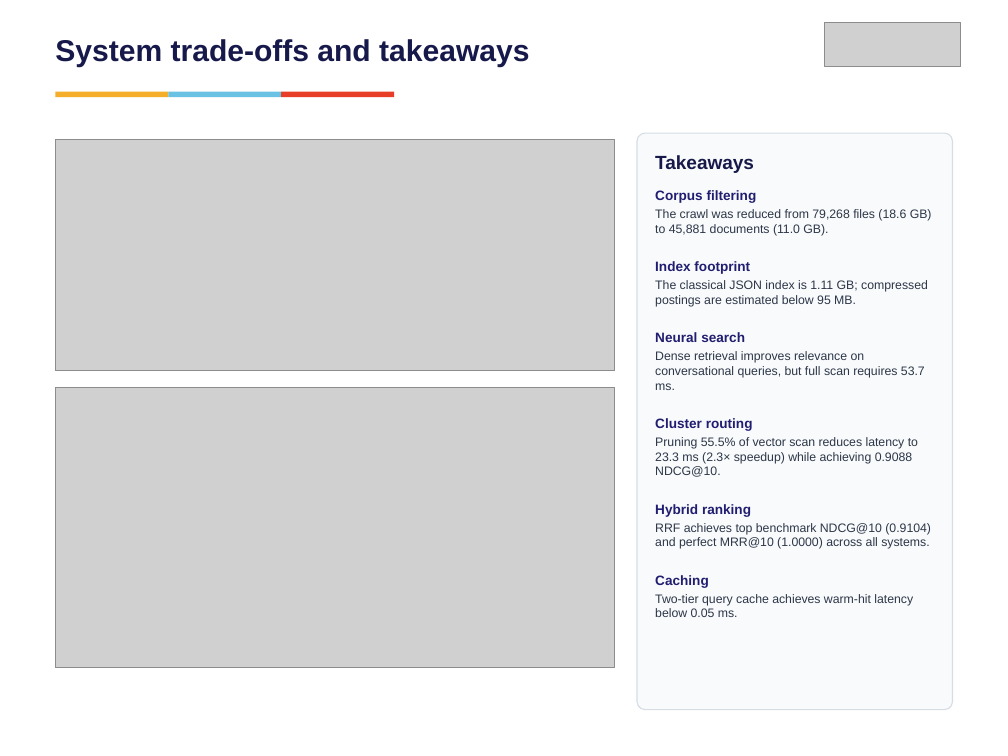
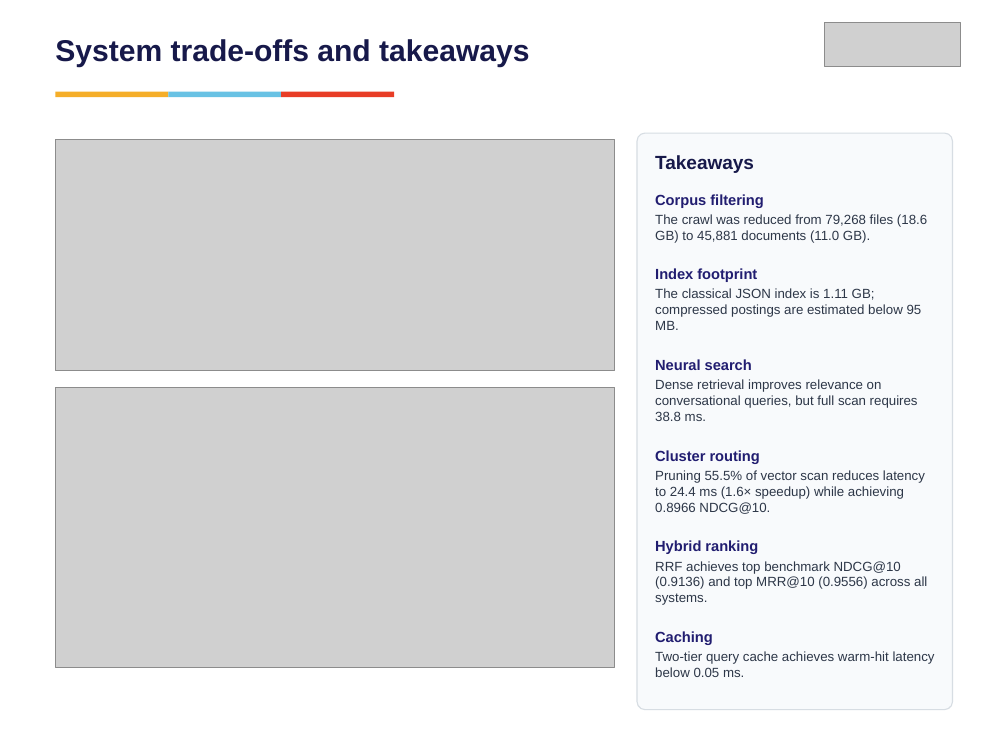
Before and after one commit to vishrutbhushan/ir-benchmark, a slide deck: slide 14 of presentation/IR_Benchmark_Presentation.pptx. Drawn at 1008x756 pixels with LibreOffice and Linux fonts; fonts in the diff are those of the drawing; grey boxes stand for pictures. Boxes give left, top, right and bottom in pixels: in the first picture for what was removed or moved away, otherwise in the second. Text is boxed around its words. In the diff, an @@ line names an element or a change of style, - is before the commit and + after.

```diff
--- a/presentation/IR_Benchmark_Presentation.pptx
+++ b/presentation/IR_Benchmark_Presentation.pptx
@@ text at box(655, 194, 935, 677): size 9.7 to 10.5 pt in "Corpus filtering", "Index footprint", "Neural search", "Cluster routing" and 2 more places; size 8.8 to 9.5 pt in "The crawl was reduced from 79,268 files ...", "The classical JSON index is 1.11 GB; ...", "Two-tier query cache achieves warm-hit latency below ..."; line spacing 0.8 to 1 @@
@@ text at box(655, 379, 918, 421): text changed; size 8.8 to 9.5 pt @@
-Dense retrieval improves relevance on conversational queries, but full scan requires 53.7 ms.
+Dense retrieval improves relevance on conversational queries, but full scan requires 38.8 ms.
@@ text at box(655, 470, 925, 514): text changed; size 8.8 to 9.5 pt @@
-Pruning 55.5% of vector scan reduces latency to 23.3 ms (2.3× speedup) while achieving 0.9088 NDCG@10.
+Pruning 55.5% of vector scan reduces latency to 24.4 ms (1.6× speedup) while achieving 0.8966 NDCG@10.
@@ text at box(655, 561, 927, 605): text changed; size 8.8 to 9.5 pt @@
-RRF achieves top benchmark NDCG@10 (0.9104) and perfect MRR@10 (1.0000) across all systems.
+RRF achieves top benchmark NDCG@10 (0.9136) and top MRR@10 (0.9556) across all systems.
```
Also in this commit, not shown: 8 other slides changed, 5 other files.
